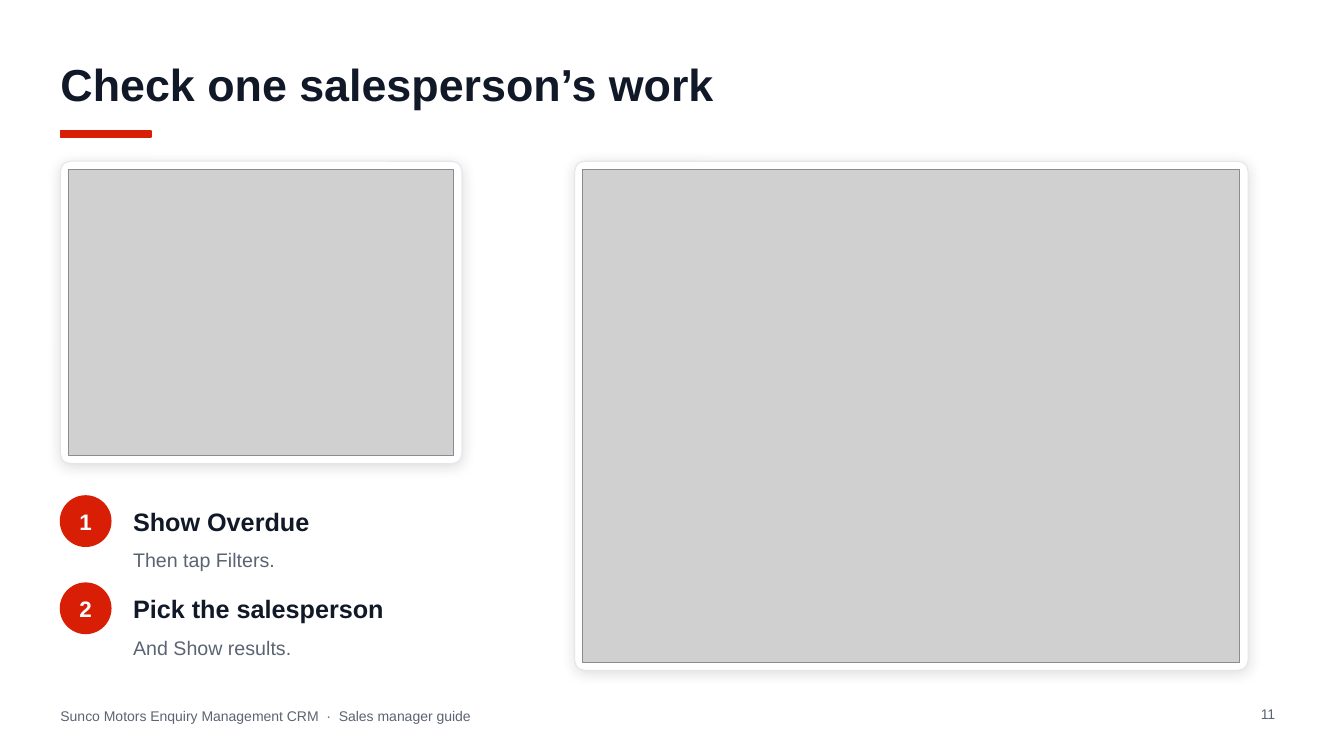
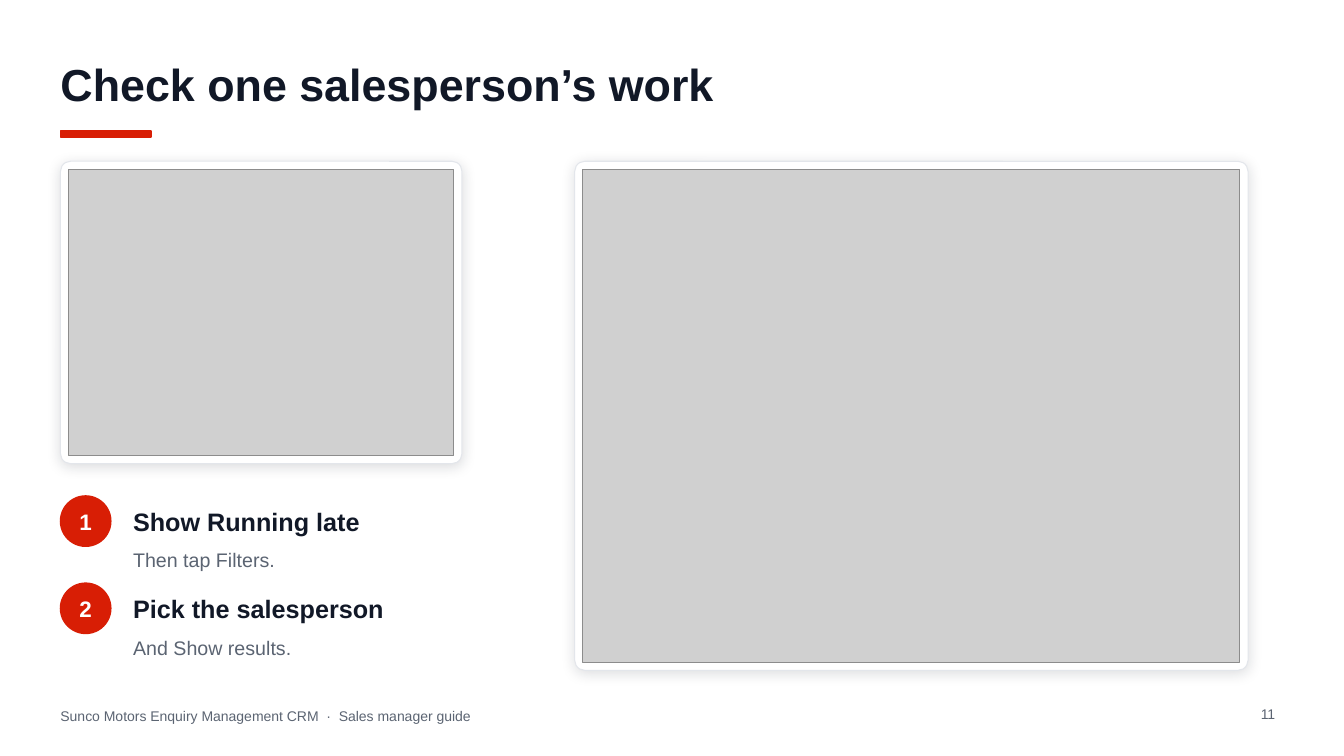
Before and after one commit to jakeeeecurran/walkin-management, a slide deck: slide 11 of docs/training/Sunco-Motors-Enquiry-CRM-Sales-Manager-Guide.pptx. Drawn at 1344x756 pixels with LibreOffice and Linux fonts; fonts in the diff are those of the drawing; grey boxes stand for pictures. Boxes give left, top, right and bottom in pixels: in the first picture for what was removed or moved away, otherwise in the second. Text is boxed around its words. In the diff, an @@ line names an element or a change of style, - is before the commit and + after.

```diff
--- a/docs/training/Sunco-Motors-Enquiry-CRM-Sales-Manager-Guide.pptx
+++ b/docs/training/Sunco-Motors-Enquiry-CRM-Sales-Manager-Guide.pptx
@@ text at box(133, 512, 359, 536): text changed @@
-Show Overdue
+Show Running late
```
Also in this commit, not shown: 7 other slides changed, 1 slide added, 3 other files.
